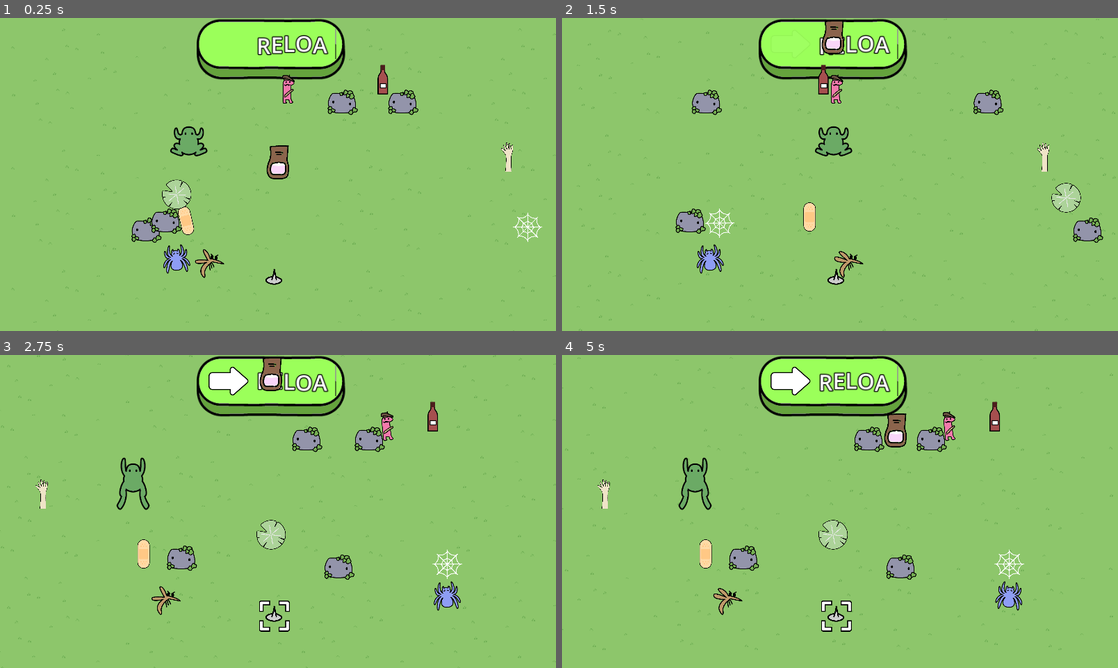
Above: before the commit, frames 1-4 (two rows, left to right).
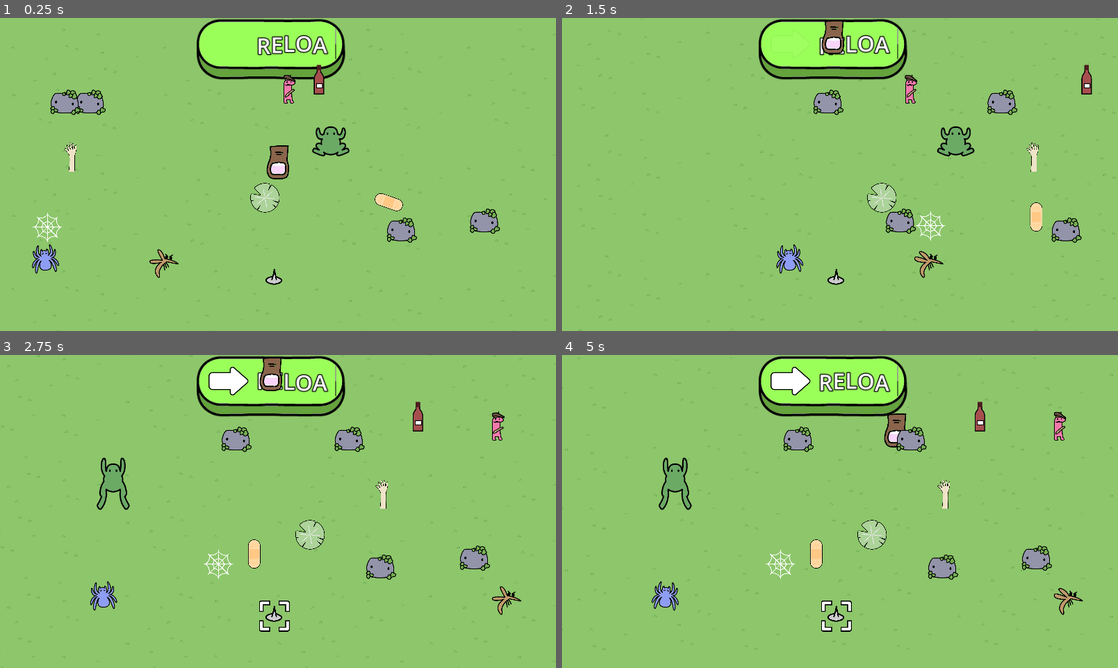
Above: after the commit, the same moments.

Repository: magopian/teamsect
Game: Godot game, scene res://levels/frenchie_random.tscn
Same seed, same stepped clock (60 frames per second), same inputs: the game is played once before the commit and once after it. This scene is started directly instead of the project's main scene.
Inputs (mouse positions are in pixels of both pictures, inside the frame that each line leads up to):
- Up to frame 1 (0.25 s): no input
- Up to frame 2 (1.5 s): click (834, 49) at 0.5 s; click (834, 49) at 1.25 s
- Up to frame 3 (2.75 s): click (272, 386) at 2 s
- Up to frame 4 (5 s): move the mouse to (962, 495) at 2.77 s; move the mouse to (728, 527) at 3.52 s; move the mouse to (895, 442) at 4.27 s

The runs differ from the first frame. In frame 1, 6.3% of the frame differs, in the area x 5-98%, y 14-84%; in frame 2, 6.3%; in frame 3, 6.6%; in frame 4, 6.6%, in the area x 6-94%, y 14-84%.

Commit message:
Fix small bug on random levels where the wine bottle would be dangled straight away

Diff:
--- a/dangling/_dangling.gd
+++ b/dangling/_dangling.gd
@@ -23,7 +23,7 @@
 
 
 func _on_body_entered(body: Node2D) -> void:
-	if body == accepts:
+	if body == accepts and body.get_parent().name == "Dangling":
 		play_random_sound(ahh_sounds)
 		collision_mask = 0
 		set_collision_mask_value(16, true)
--- a/game.gd
+++ b/game.gd
@@ -24,7 +24,6 @@
 	EventBus.pricked.connect(_on_pricked)
 	EventBus.target_reached.connect(_on_target_reached)
 	EventBus.win.connect(_on_win)
-	EventBus.next.connect(_on_next)
 	restart_label.hide()
 	next.hide()
 	you_win_label.hide()
@@ -63,6 +62,8 @@
 
 
 func _on_pricked() -> void:
+	if not is_inside_tree():
+		return
 	if dangling.get_children().size() > 1:
 		get_tree().reload_current_scene()
 	var aie: AudioStream = aie_sounds.pick_random()
@@ -89,7 +90,3 @@
 		next.show()
 	else:
 		you_win_label.show()
-
-
-func _on_next() -> void:
-	print("next!!")
--- a/levels/frenchie_random.gd
+++ b/levels/frenchie_random.gd
@@ -4,19 +4,19 @@
 
 
 func _ready() -> void:
-	print("Random level!")
-	super()
 	randomize_children_position(obstacles)
 	randomize_children_position(to_be_dangled)
+	super()
 	next.get_node("Label").text = "[center][wave amp=50.0 freq=5.0 connected=1]RELOAD[/wave][/center]"
 	next.show()
 	next.next_scene = (load(scene_file_path) as PackedScene)
 
-func randomize_children_position(root_item: Node2D):
+
+func randomize_children_position(root_item: Node2D) -> void:
 	var viewport_size: Vector2 = get_viewport_rect().size as Vector2
 	for item in root_item.get_children():
-		item.global_position.x = randi_range(100, viewport_size.x - 100)
-		item.global_position.x = randi_range(100, viewport_size.x - 100)
+		item.global_position.x = randf_range(100, viewport_size.x - 100)
+		item.global_position.x = randf_range(100, viewport_size.x - 100)
 
 
 func _on_win() -> void:
